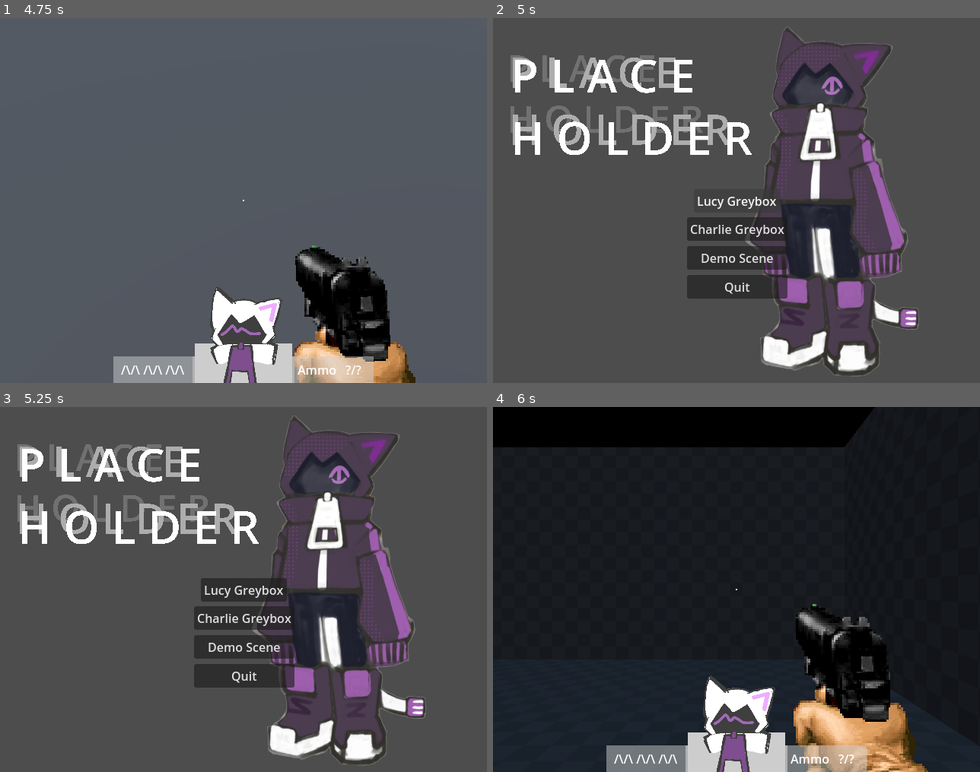
Above: before the commit, frames 1-4 (two rows, left to right).
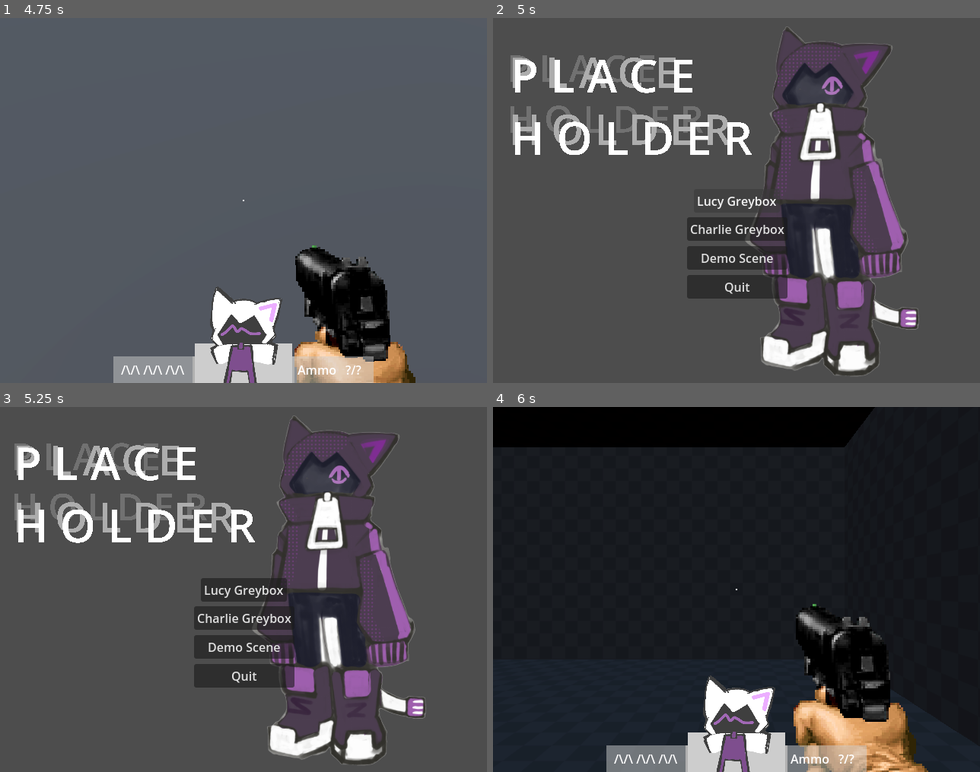
Above: after the commit, the same moments.

Repository: drowpotions/Pirate-Software-Game-Jam-JAN-2025
Game: Godot game, scene res://menu/main_menu.tscn
Same seed, same stepped clock (60 frames per second), same inputs: the game is played once before the commit and once after it. Sound files missing from this copy of the repository are replaced by a short silence.
Inputs (mouse positions are in pixels of both pictures, inside the frame that each line leads up to):
- Up to frame 1 (4.75 s): click "Lucy Greybox" at 0.5 s; move the mouse to (267, 200) at 1.27 s; hold Ctrl (Crouch) 1.28-2.03 s; hold W (forwards) from 1.28 s (still down); tap Space (jump) at 1.52, 2.27, 3.77, 4.52 s; move the mouse to (219, 200) at 2.02 s; click (219, 200) at 2.1 s; move the mouse to (253, 193) at 2.77 s; hold Ctrl (Crouch) 2.78-3.53 s; move the mouse to (238, 207) at 3.52 s; click (238, 207) at 3.6 s; move the mouse to (282, 204) at 4.27 s; hold Ctrl (Crouch) from 4.28 s (still down)
- Up to frame 2 (5 s): keep holding W (forwards); keep holding Ctrl (Crouch); tap Escape (esc) at 4.9 s
- Up to frame 3 (5.25 s): move the mouse to (97, 534) at 5.02 s; release W (forwards) at 5.03 s; release Ctrl (Crouch) at 5.03 s; hold A (left) from 5.03 s (still down); click (97, 534) at 5.1 s
- Up to frame 4 (6 s): tap Space (jump) at 5.27 s; release A (left) at 5.75 s; click "Charlie Greybox" at 5.75 s

Frames 1-2 are identical in both runs. In frame 3, 4.6% of the frame differs, in the area x 2-54%, y 9-38%; in frame 4, nothing differs.

Commit message:
Add parallax effect to title text

Diff:
--- a/menu/main_menu.tscn
+++ b/menu/main_menu.tscn
@@ -1,8 +1,9 @@
-[gd_scene load_steps=4 format=3 uid="uid://bekmbyokqyu10"]
+[gd_scene load_steps=5 format=3 uid="uid://bekmbyokqyu10"]
 
 [ext_resource type="Script" path="res://menu/main_menu.gd" id="1_pa5p5"]
 [ext_resource type="Texture2D" uid="uid://biee7aeo4a8pu" path="res://theboy2.png" id="2_ls86s"]
 [ext_resource type="AudioStream" uid="uid://bvkt05p3q7ib0" path="res://Main Menu Demo.wav" id="2_rswmq"]
+[ext_resource type="Script" path="res://menu/parallax_background.gd" id="4_vbhxg"]
 
 [node name="MainMenu" type="Control"]
 layout_mode = 3
@@ -86,11 +87,12 @@
 volume_db = -25.0
 autoplay = true
 
-[node name="ParallaxBackground2" type="ParallaxBackground" parent="."]
+[node name="ParallaxBackground" type="ParallaxBackground" parent="."]
+script = ExtResource("4_vbhxg")
 
-[node name="ParallaxLayer" type="ParallaxLayer" parent="ParallaxBackground2"]
+[node name="ParallaxLayer" type="ParallaxLayer" parent="ParallaxBackground"]
 
-[node name="Label3" type="Label" parent="ParallaxBackground2/ParallaxLayer"]
+[node name="Label3" type="Label" parent="ParallaxBackground/ParallaxLayer"]
 offset_left = 18.0
 offset_top = 32.0
 offset_right = 5492.0
@@ -102,7 +104,10 @@
 H O L D E R"
 uppercase = true
 
-[node name="Label2" type="Label" parent="ParallaxBackground2/ParallaxLayer"]
+[node name="ParallaxLayer2" type="ParallaxLayer" parent="ParallaxBackground"]
+motion_scale = Vector2(1.25, 1.25)
+
+[node name="Label2" type="Label" parent="ParallaxBackground/ParallaxLayer2"]
 offset_left = 21.0
 offset_top = 33.0
 offset_right = 5495.0
@@ -114,7 +119,10 @@
 H O L D E R"
 uppercase = true
 
-[node name="Label" type="Label" parent="ParallaxBackground2/ParallaxLayer"]
+[node name="ParallaxLayer3" type="ParallaxLayer" parent="ParallaxBackground"]
+motion_scale = Vector2(1.5, 1.5)
+
+[node name="Label" type="Label" parent="ParallaxBackground/ParallaxLayer3"]
 offset_left = 23.0
 offset_top = 34.0
 offset_right = 5497.0
--- /dev/null
+++ b/menu/parallax_background.gd
@@ -0,0 +1,14 @@
+extends ParallaxBackground
+
+
+@export var intensity: float = .01
+
+
+func _process(_delta: float) -> void:
+	var mouse_pos = get_viewport().get_mouse_position()
+
+	var viewport_size = get_viewport().get_size()
+
+	offset = (mouse_pos - viewport_size * .5) * intensity
+
+	scroll_offset = offset
Not shown: 1 places in Charlie Grey Box.tscn that only renumber resources
